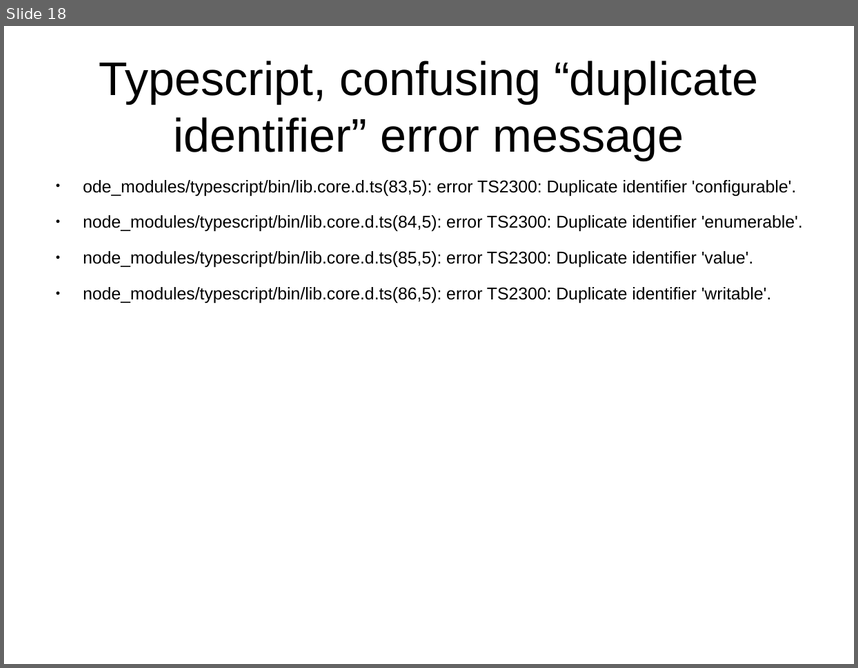
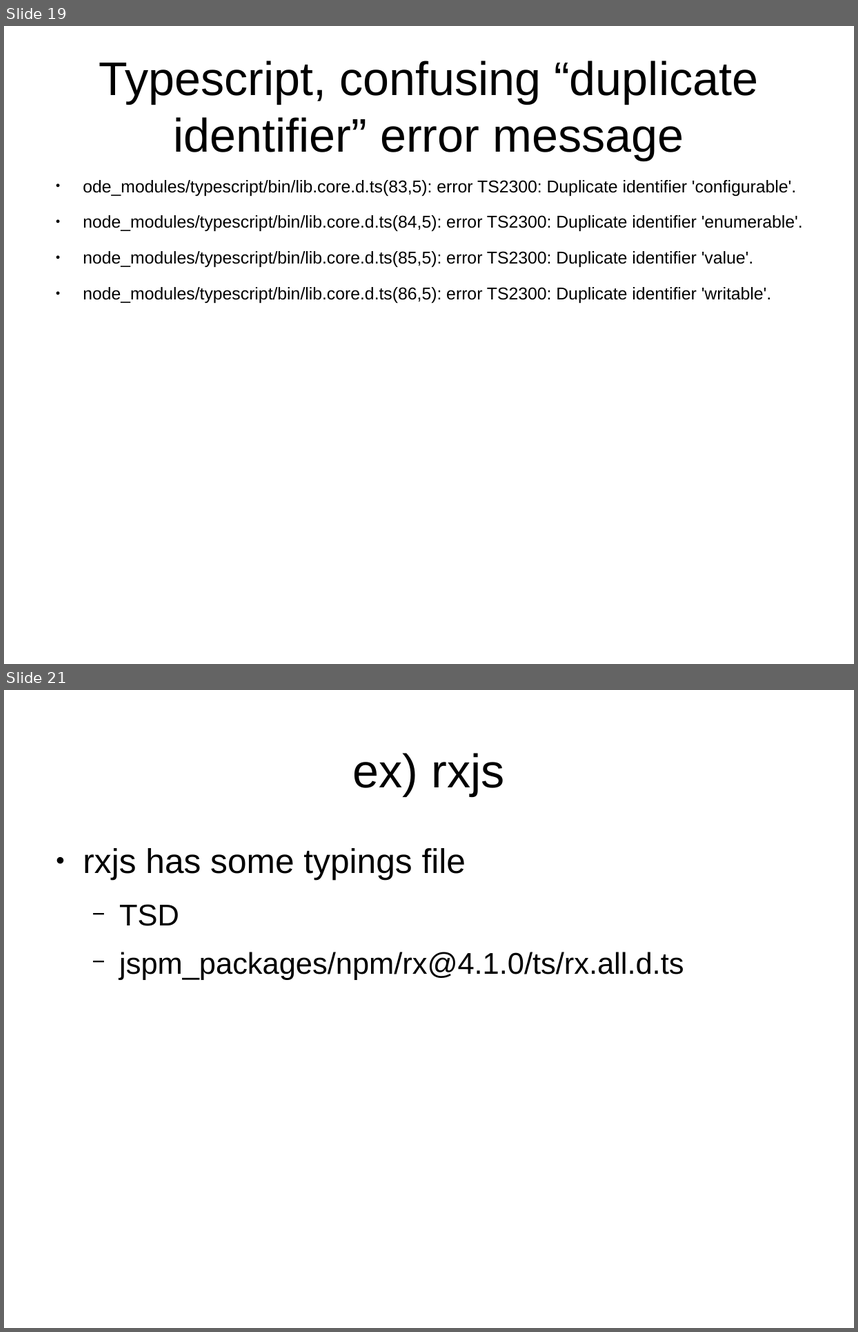
Before and after one commit to sallop/til, a slide deck: typescript.odp. Shown one above the other, each under a label of ours: slide 18 before the commit, slides 19 and 21 after it; the slides between them are not shown. The pictures are 858x668 and 858x1332 pixels, drawn with LibreOffice and Linux fonts; fonts in the diff are those of the drawing. Boxes give left, top, right and bottom in pixels: in the first picture for what was removed or moved away, otherwise in the second. Text is boxed around its words. In the diff, an @@ line names an element or a change of style, - is before the commit and + after.

Commit message:
install .d.ts to typings

```diff
--- a/typescript.odp
+++ b/typescript.odp
@@ slide 21 added at [4, 690, 854, 1328], background #FFFFFF @@
@@ title added at [353, 753, 505, 796], 44 pt, text #000000 @@
+ex) rxjs
@@ text added at [83, 848, 684, 980], 28 pt, text #000000 @@
+● rxjs has some typings file
+  − TSD
+  − jspm_packages/npm/rx@4.1.0/ts/rx.all.d.ts
@@ what was slide 18 is now slide 19 @@
```
Also in this commit, not shown: 2 other slides added.
